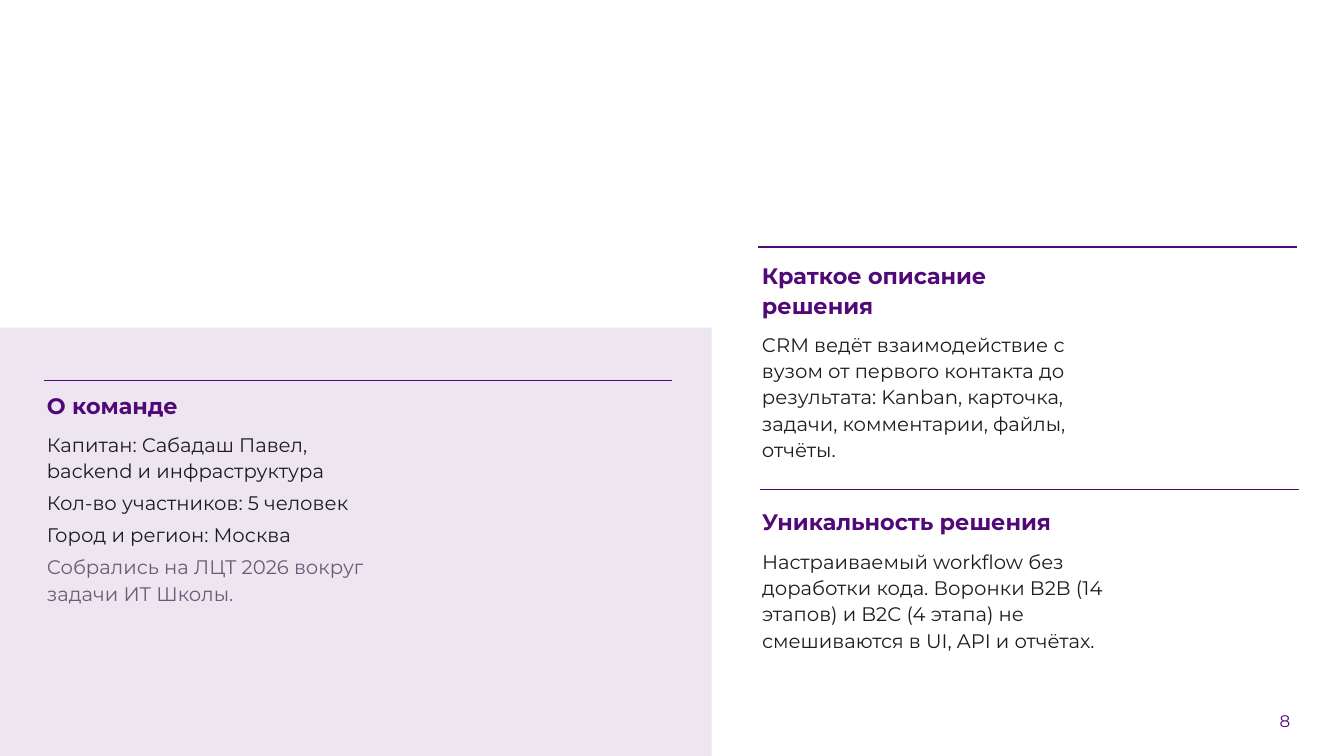
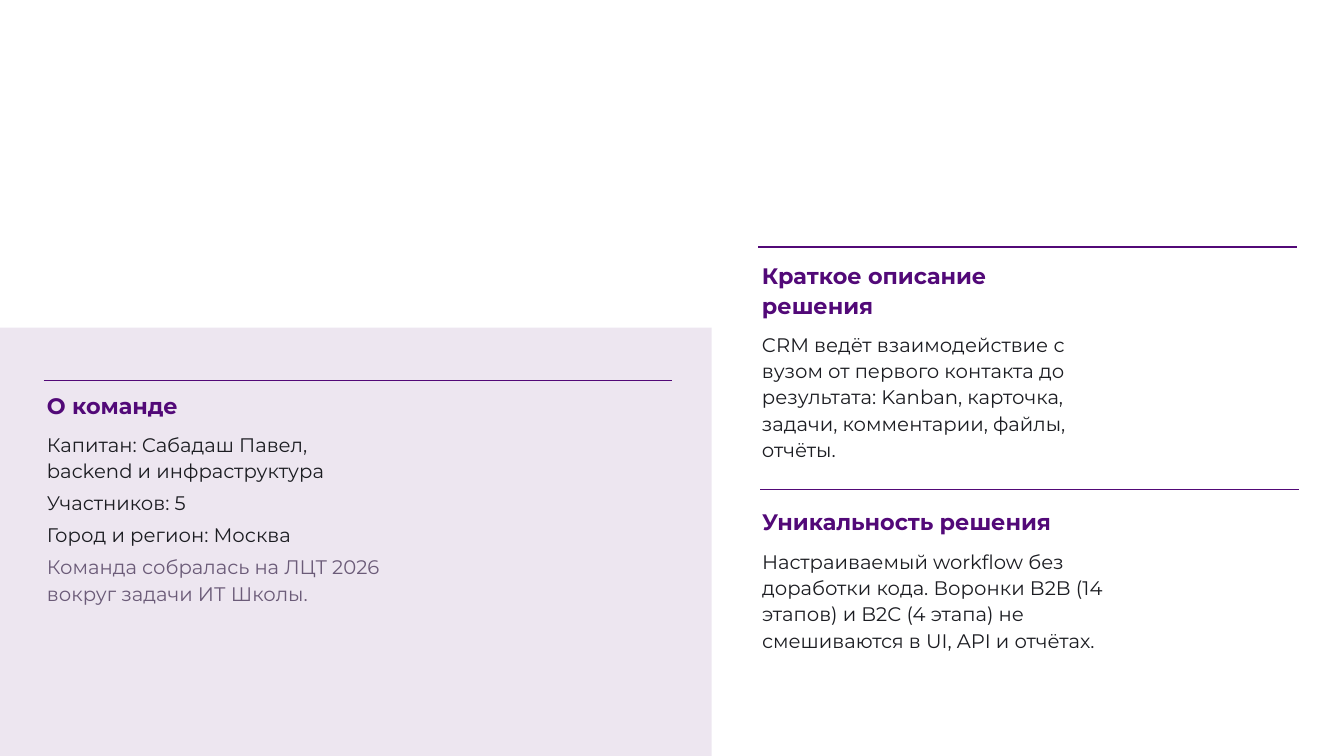
Before and after one commit to Pavel1778/rtk-crm, a slide deck: slide 8 of docs/presentation/RTK-CRM-LCT2026.pptx. Drawn at 1344x756 pixels with LibreOffice and Linux fonts; fonts in the diff are those of the drawing; background and template pictures are left out. Boxes give left, top, right and bottom in pixels: in the first picture for what was removed or moved away, otherwise in the second. Text is boxed around its words. In the diff, an @@ line names an element or a change of style, - is before the commit and + after.

Commit message:
fix: вёрстка KPI-плиток, демо-данные сида и номера шагов презентации
- seed: досоздание B2B/B2C-карточек по ключу (вуз, продукт), база без
  B2C-воронки больше не остаётся без заявок; задачи и комментарии
  добавляются недостающим карточкам
- отчёты: сетка KPI переведена на auto-fit, пятая плитка не остаётся
  одна во втором ряду
- презентация: номера шагов «02»/«03» больше не переносятся на две строки
- check_presentation_layout: регрессия на разбитый номер шага
- скрипты сборки артефактов и съёмки убраны из репозитория (только PPTX/PDF)

pytest 208 passed; ruff, mypy, tsc и сборка frontend — чисто.

```diff
--- a/docs/presentation/RTK-CRM-LCT2026.pptx
+++ b/docs/presentation/RTK-CRM-LCT2026.pptx
@@ text at box(47, 496, 186, 510): text changed @@
-Кол-во участников: 5 человек
+Участников: 5
@@ text at box(47, 559, 379, 605): text changed @@
-Собрались на ЛЦТ 2026 вокруг задачи ИТ Школы.
+Команда собралась на ЛЦТ 2026 вокруг задачи ИТ Школы.
@@ text removed at box(1280, 715, 1291, 727) @@
-8
```
Also in this commit, not shown: 9 other slides changed, 13 other files.
